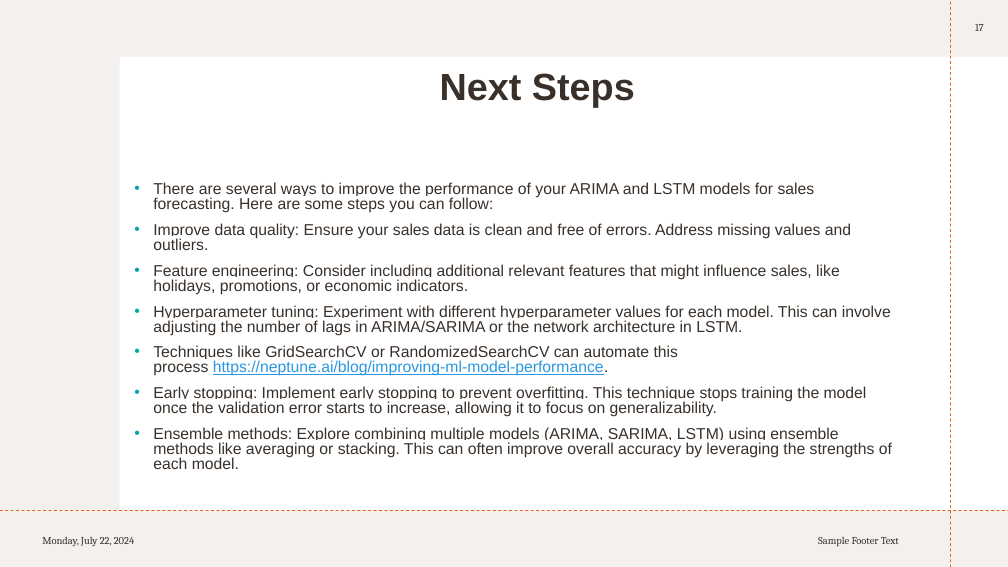
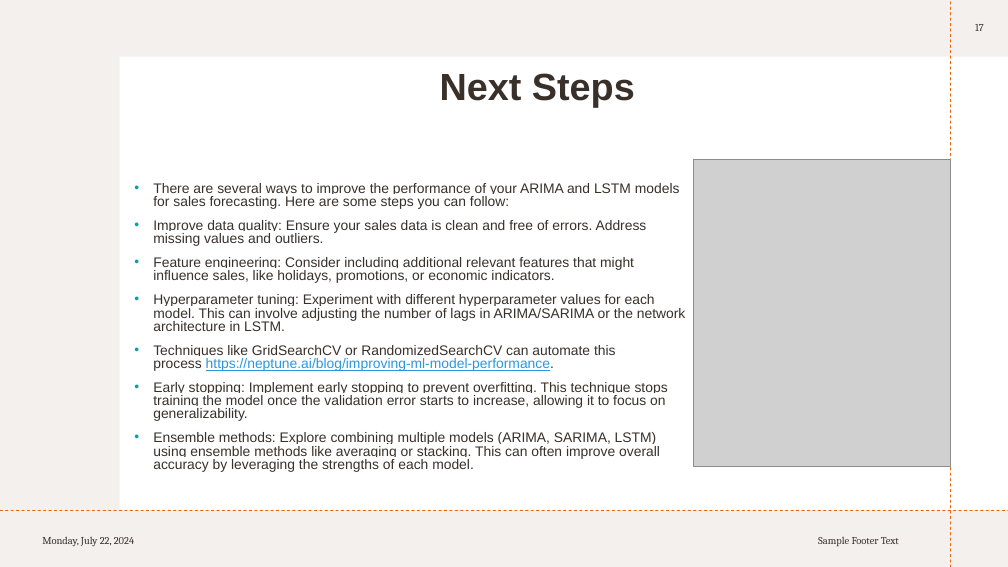
Before and after one commit to KarishmaFernandes/Forecasting-Future-Sales, a slide deck: slide 17 of sales Circly.pptx. Drawn at 1008x567 pixels with LibreOffice and Linux fonts; fonts in the diff are those of the drawing; grey boxes stand for pictures. Boxes give left, top, right and bottom in pixels: in the first picture for what was removed or moved away, otherwise in the second. Text is boxed around its words. In the diff, an @@ line names an element or a change of style, - is before the commit and + after.

```diff
--- a/sales Circly.pptx
+++ b/sales Circly.pptx
@@ text "There are several ways to ..." at [153,183,686,472]: size 15 to 13.2 pt @@
@@ picture added at [693,160,950,467] @@
```
Also in this commit, not shown: 5 other slides changed.
